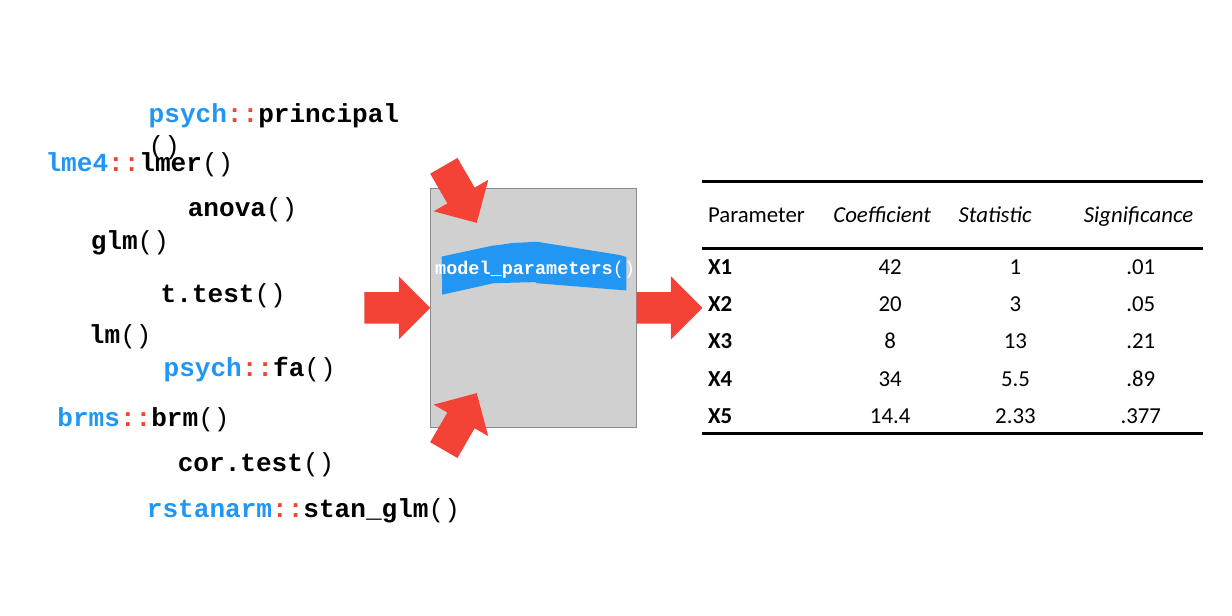
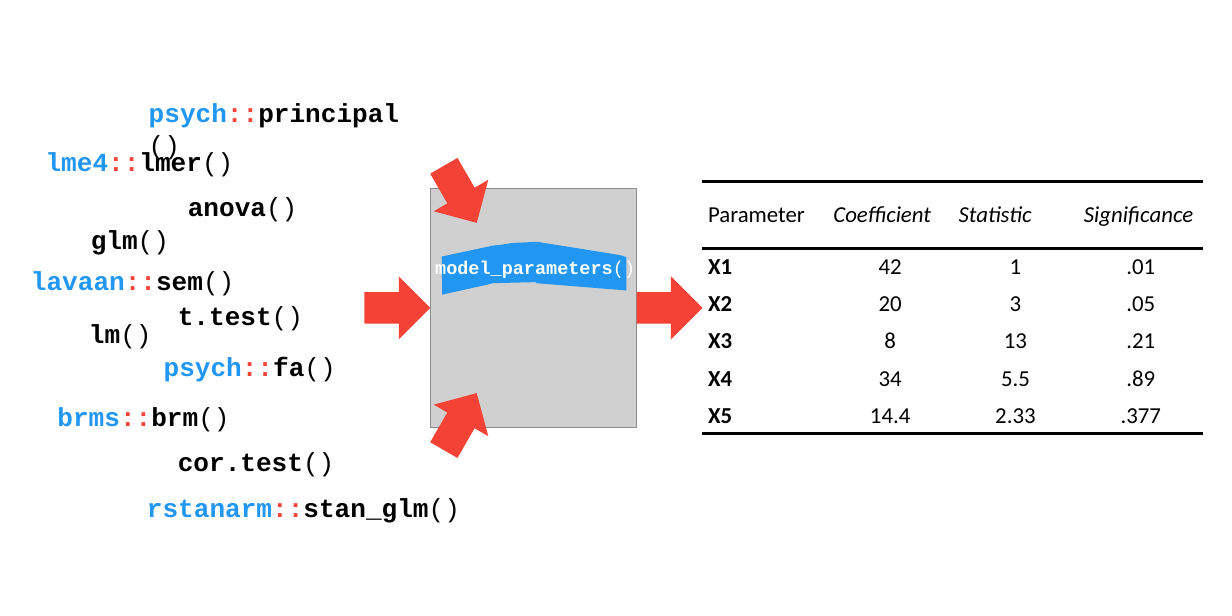
Before and after one commit to easystats/parameters, a slide deck: slide 1 of paper/figures.pptx. Drawn at 1232x616 pixels with LibreOffice and Linux fonts; fonts in the diff are those of the drawing; grey boxes stand for pictures. Boxes give left, top, right and bottom in pixels: in the first picture for what was removed or moved away, otherwise in the second. Text is boxed around its words. In the diff, an @@ line names an element or a change of style, - is before the commit and + after.

Commit message:
support for lavaan

```diff
--- a/paper/figures.pptx
+++ b/paper/figures.pptx
@@ text added at [31,272,234,296], 24 pt, text #2196F3, bold @@
+lavaan::sem()
@@ text "t.test()": place and size @@
-text "t.test()" at [161,284,286,308]
+text "t.test()" at [178,307,303,331]
```
Also in this commit, not shown: 14 other files.
